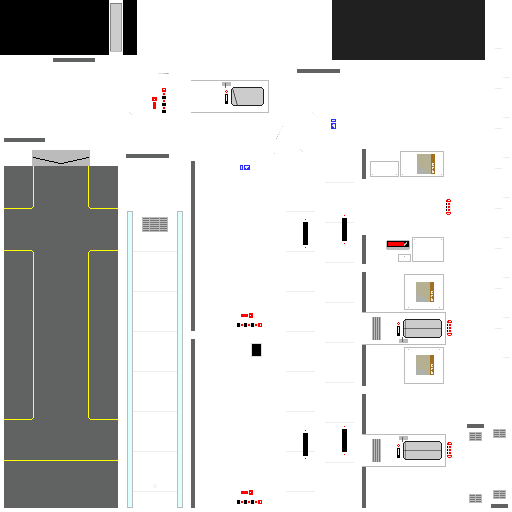
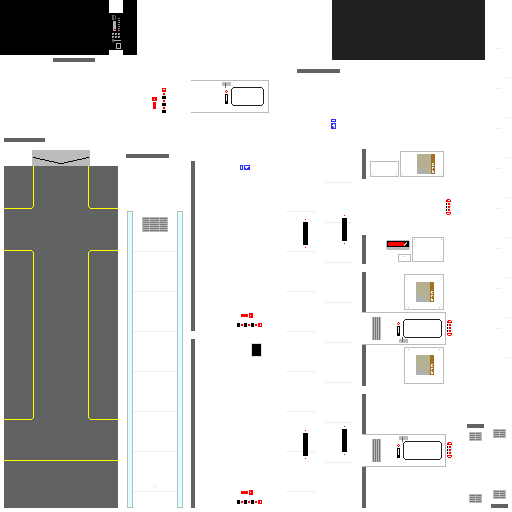
The second 512x512 image is a revision of the first. Changes to its layers:
added layer "Control Panel" above "Template" over (109, 13, 123, 50)
hid "Template", painted on it over (109, 3, 441, 459)
